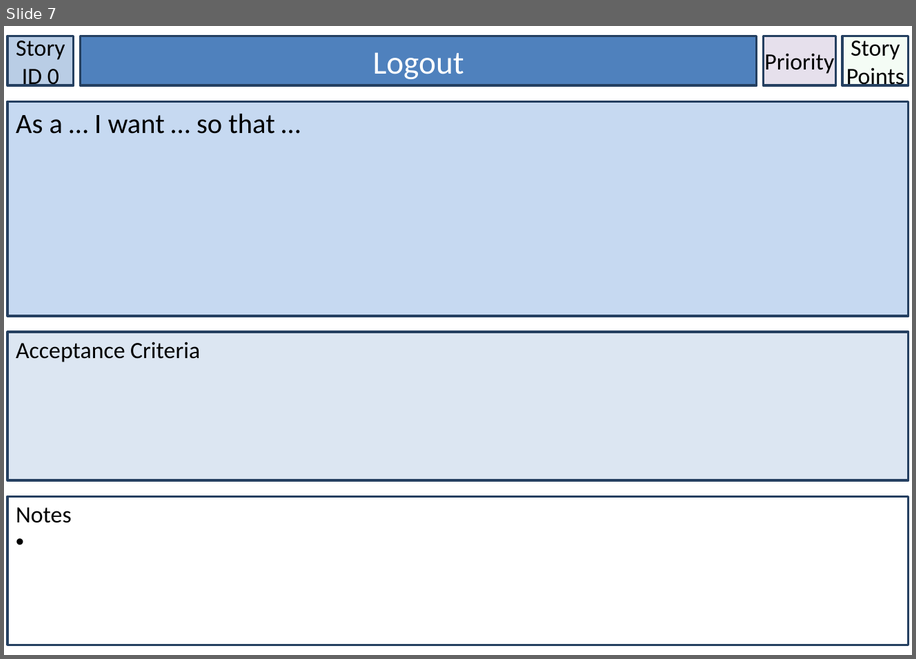
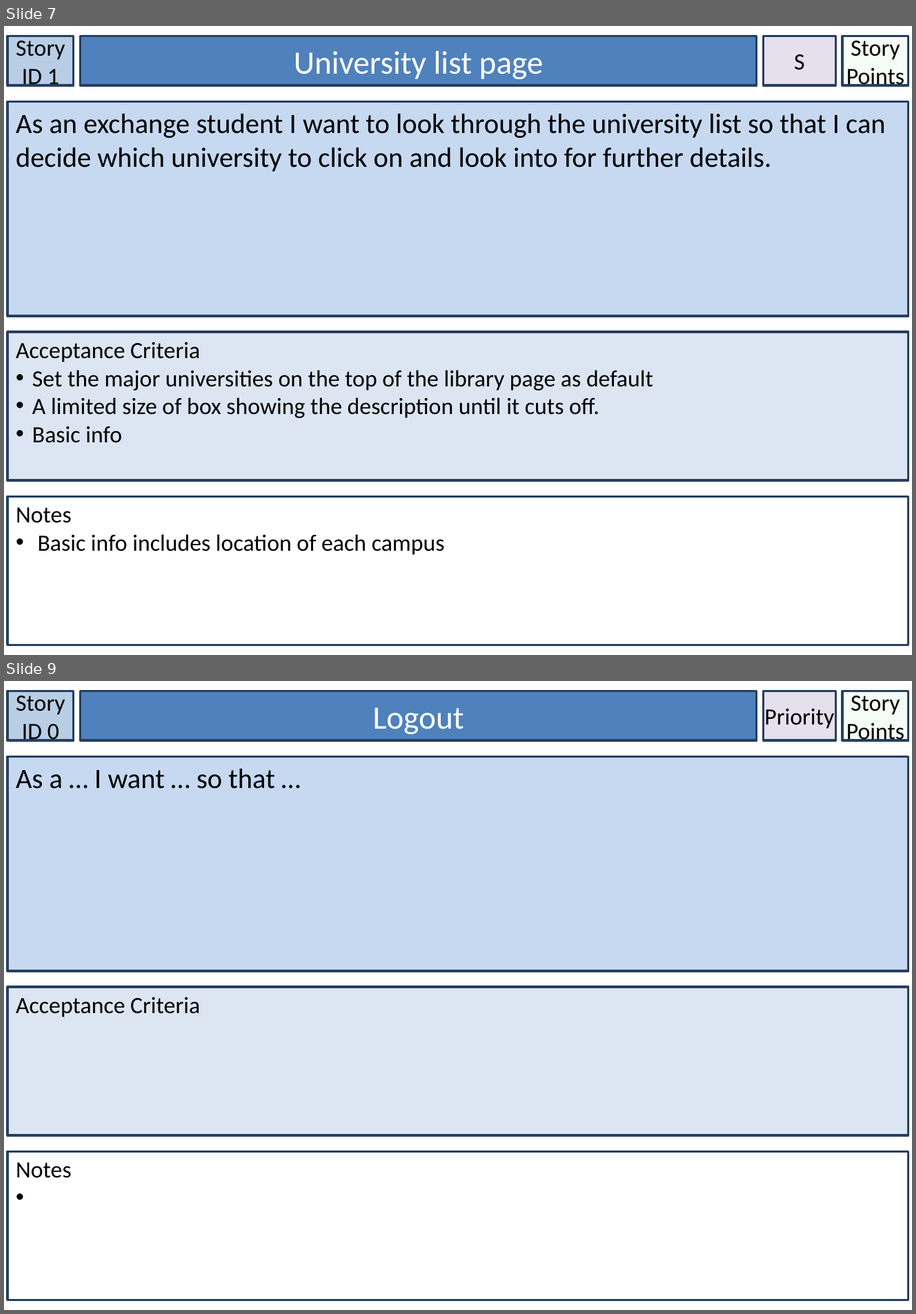
Before and after one commit to douglas-kumar/ifb299, a slide deck: User Stories/Story Cards - Luke.pptx. Shown one above the other, each under a label of ours: slide 7 before the commit, slides 7 and 9 after it; the slides between them are not shown. The pictures are 916x659 and 916x1314 pixels, drawn with LibreOffice and Linux fonts; fonts in the diff are those of the drawing. Boxes give left, top, right and bottom in pixels: in the first picture for what was removed or moved away, otherwise in the second. Text is boxed around its words. In the diff, an @@ line names an element or a change of style, - is before the commit and + after.

Commit message:
Updated my story cards

```diff
--- a/User Stories/Story Cards - Luke.pptx
+++ b/User Stories/Story Cards - Luke.pptx
@@ slide 7 added at (4,26,912,655), background #FFFFFF @@
@@ rectangle added at (7,36,74,85), fill #B9CDE5, outline #254061 2 pt, 20 pt, text #000000 @@
+Story ID 1
@@ rectangle added at (81,36,757,85), fill #4F81BD, outline #254061 2 pt, 28 pt, text #FFFFFF @@
+University list page
@@ rectangle added at (764,36,837,85), fill #E6E0EC, outline #254061 2 pt, 20 pt, text #000000 @@
+S
@@ rectangle added at (842,36,909,85), fill #CCF0CD at 20% opacity, outline #254061 2 pt, 20 pt, text #000000 @@
+Story Points
@@ rectangle added at (7,101,909,316), fill #C6D9F1, outline #254061 2 pt, 24 pt, text #000000 @@
+As an exchange student I want to look through the university list so that I can decide which university to click on and look into for further details.
@@ rectangle added at (7,332,909,481), fill #DCE6F2, outline #254061 2 pt, 20 pt, text #000000 @@
+Acceptance Criteria
+• Set the major universities on the top of the library page as default
+• A limited size of box showing the description until it cuts off.
+• Basic info
@@ rectangle added at (7,497,909,645), fill #FFFFFF, outline #254061 2 pt, 20 pt, text #000000 @@
+Notes
+• Basic info includes location of each campus
@@ what was slide 7 is now slide 9 @@
```
Also in this commit, not shown: 6 slides changed, 1 other slide added.
